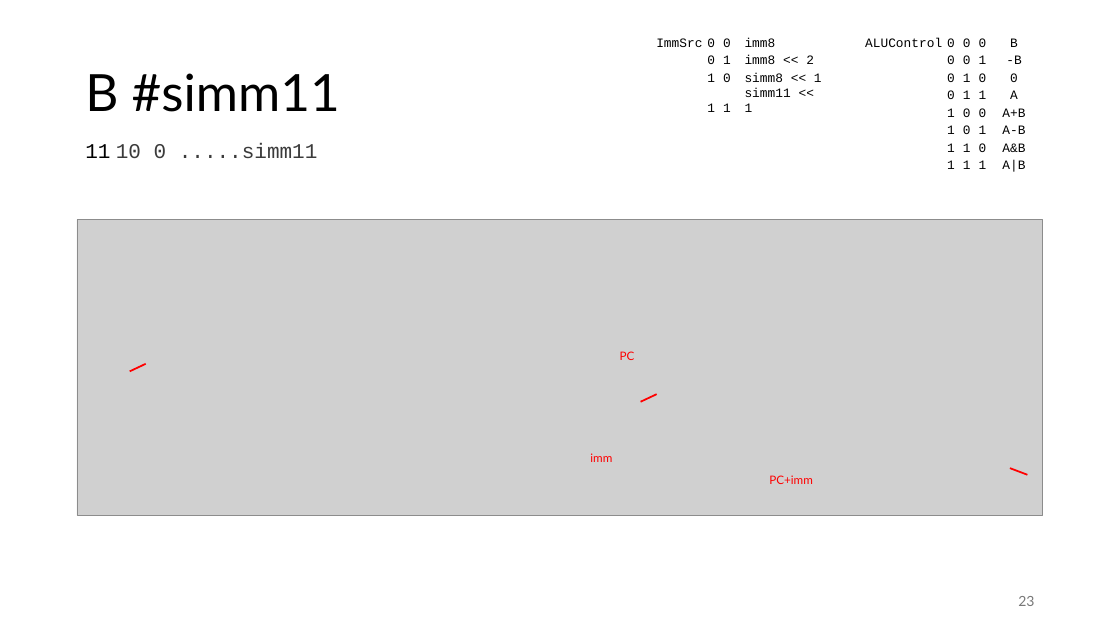
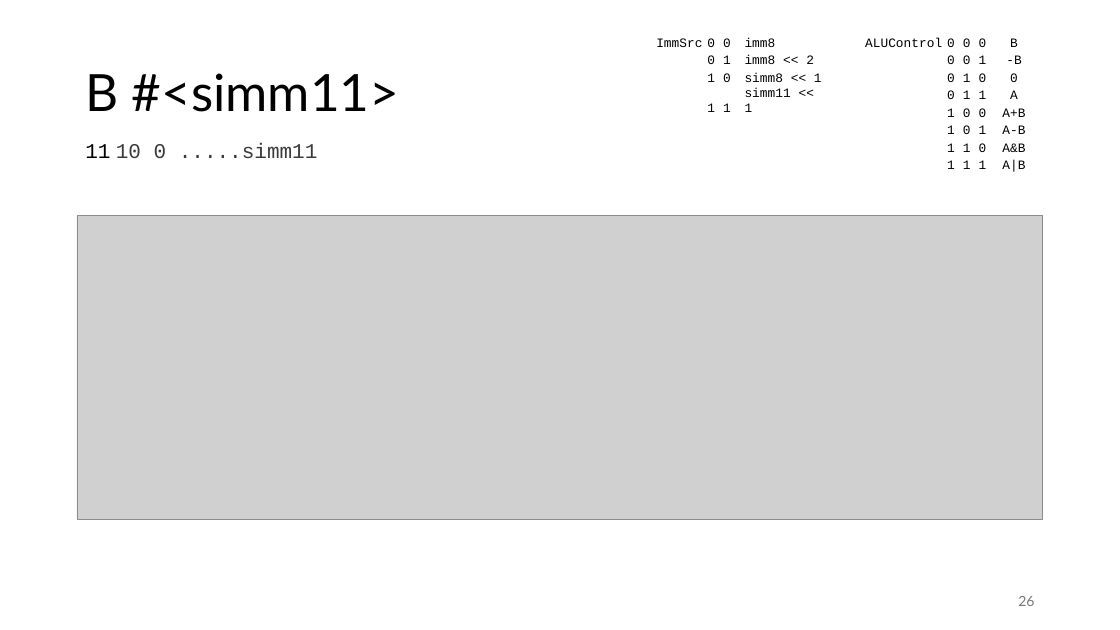
Before and after one commit to FrankBau/xetroc, a slide deck: slide 26 of xetroc.pptx (slide 23 before the commit). Drawn at 1120x630 pixels with LibreOffice and Linux fonts; fonts in the diff are those of the drawing; grey boxes stand for pictures. Boxes give left, top, right and bottom in pixels: in the first picture for what was removed or moved away, otherwise in the second. Text is boxed around its words. In the diff, an @@ line names an element or a change of style, - is before the commit and + after.

```diff
--- a/xetroc.pptx
+++ b/xetroc.pptx
@@ title at box(85, 73, 400, 112): text changed @@
-B #simm11
+B #<simm11>
@@ picture: place and size @@
-picture at box(77, 220, 1044, 516)
+picture at box(77, 216, 1044, 519)
@@ text removed at box(620, 351, 635, 360) @@
-PC
@@ line removed from (146, 364) to (129, 371) @@
@@ line removed from (657, 394) to (641, 402) @@
@@ text removed at box(590, 453, 612, 462) @@
-imm
@@ text removed at box(769, 475, 812, 484) @@
-PC+imm
@@ line removed from (1028, 475) to (1010, 468) @@
@@ page number at box(1018, 596, 1034, 606): text changed @@
-23
+26
```
Also in this commit, not shown: 12 other slides changed, 3 slides added, 4 other files.
